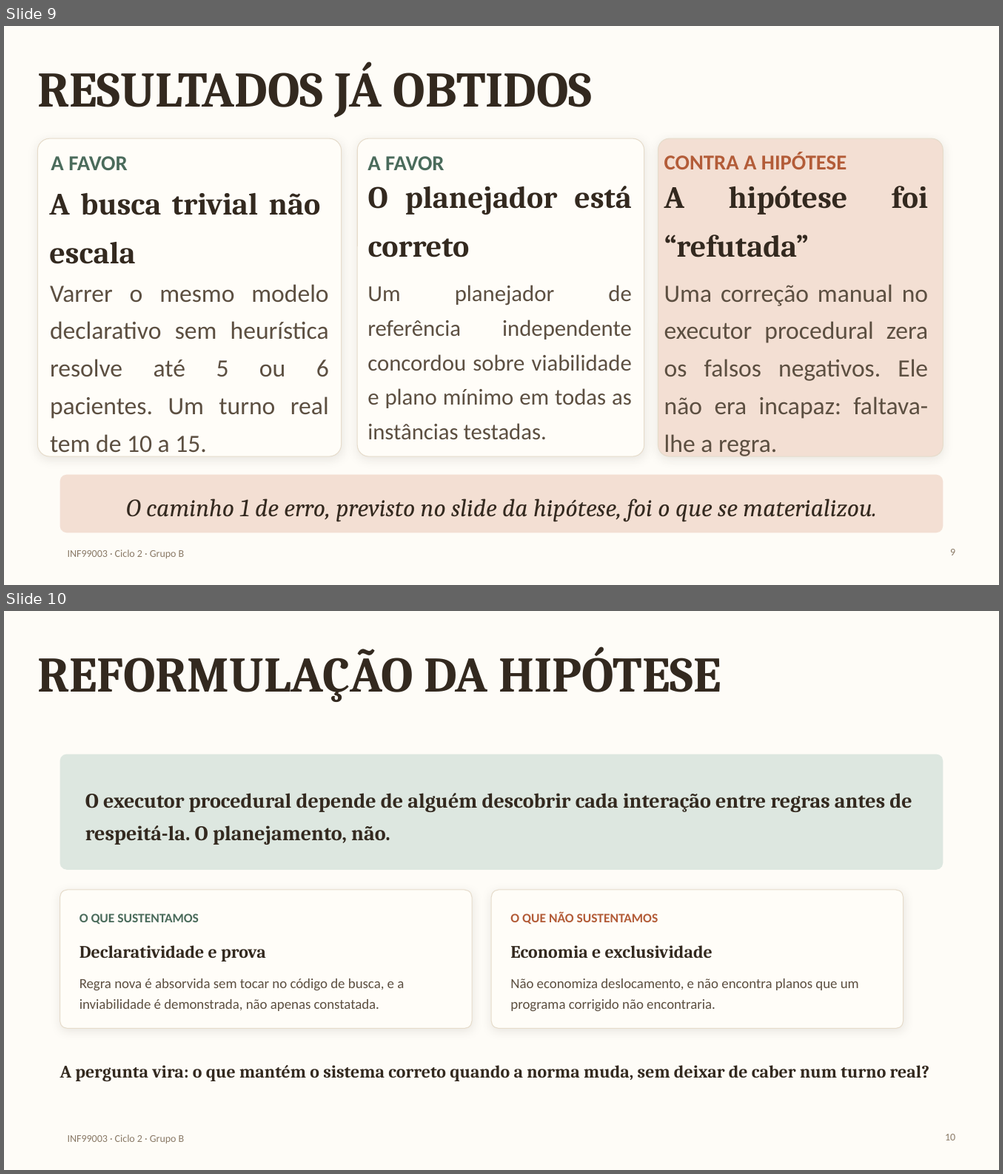
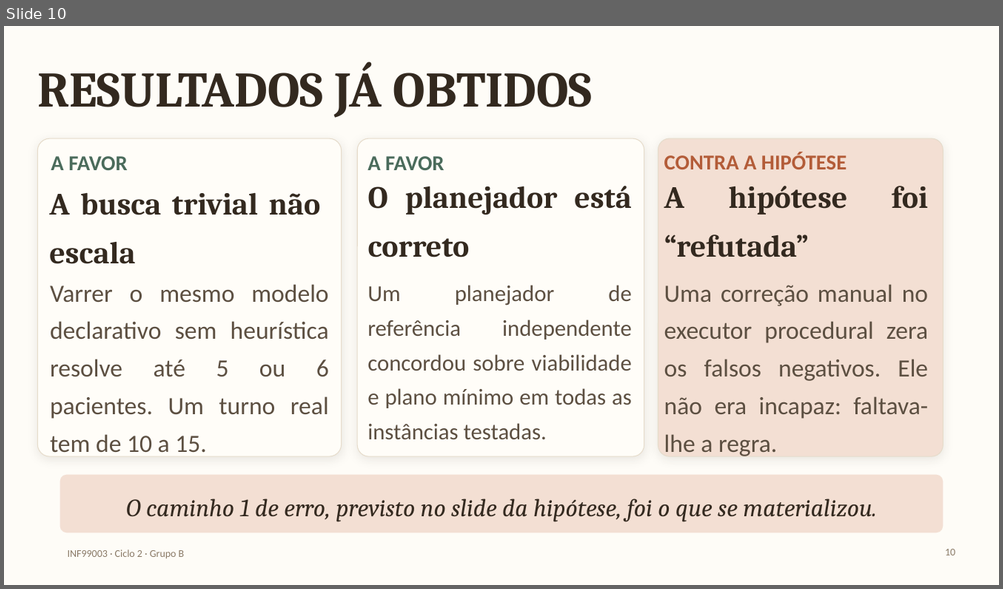
Before and after one commit to extreme500/PCI-Saude-GrupoB, a slide deck: apresentacao/2/ciclo2-planejamento.pptx. Shown one above the other, each under a label of ours: slides 9 and 10 before the commit, slide 10 after it. The pictures are 1003x1174 and 1003x589 pixels, drawn with LibreOffice and Linux fonts; fonts in the diff are those of the drawing; background and template pictures are left out. Boxes give left, top, right and bottom in pixels: in the first picture for what was removed or moved away, otherwise in the second. Text is boxed around its words. In the diff, an @@ line names an element or a change of style, - is before the commit and + after.

```diff
--- a/apresentacao/2/ciclo2-planejamento.pptx
+++ b/apresentacao/2/ciclo2-planejamento.pptx
@@ slide 10 removed at bbox=[4, 611, 999, 1170], background picture (left out); not listed: 1 template element that a slide beside it also shows @@
@@ text removed at bbox=[37, 647, 722, 702] @@
-REFORMULAÇÃO DA HIPÓTESE
@@ rounded rectangle removed at bbox=[60, 755, 942, 870] @@
@@ text removed at bbox=[85, 793, 911, 845] @@
-O executor procedural depende de alguém descobrir cada interação entre regras antes de respeitá-la. O planejamento, não.
@@ rounded rectangle removed at bbox=[60, 890, 472, 1029] @@
@@ rounded rectangle removed at bbox=[491, 890, 903, 1029] @@
@@ text removed at bbox=[79, 914, 199, 924] @@
-O QUE SUSTENTAMOS
@@ text removed at bbox=[510, 912, 658, 924] @@
-O QUE NÃO SUSTENTAMOS
@@ text removed at bbox=[79, 945, 266, 962] @@
-Declaratividade e prova
@@ text removed at bbox=[510, 945, 712, 958] @@
-Economia e exclusividade
@@ text removed at bbox=[79, 979, 404, 1011] @@
-Regra nova é absorvida sem tocar no código de busca, e a inviabilidade é demonstrada, não apenas constatada.
@@ text removed at bbox=[510, 979, 859, 1012] @@
-Não economiza deslocamento, e não encontra planos que um programa corrigido não encontraria.
@@ text removed at bbox=[60, 1065, 929, 1082] @@
-A pergunta vira: o que mantém o sistema correto quando a norma muda, sem deixar de caber num turno real?
@@ page number removed at bbox=[945, 1134, 955, 1141] @@
-10
@@ what was slide 9 is now slide 10 @@
@@ page number at bbox=[945, 549, 955, 556]: text changed @@
-9
+10
```
Also in this commit, not shown: 2 slides added.
